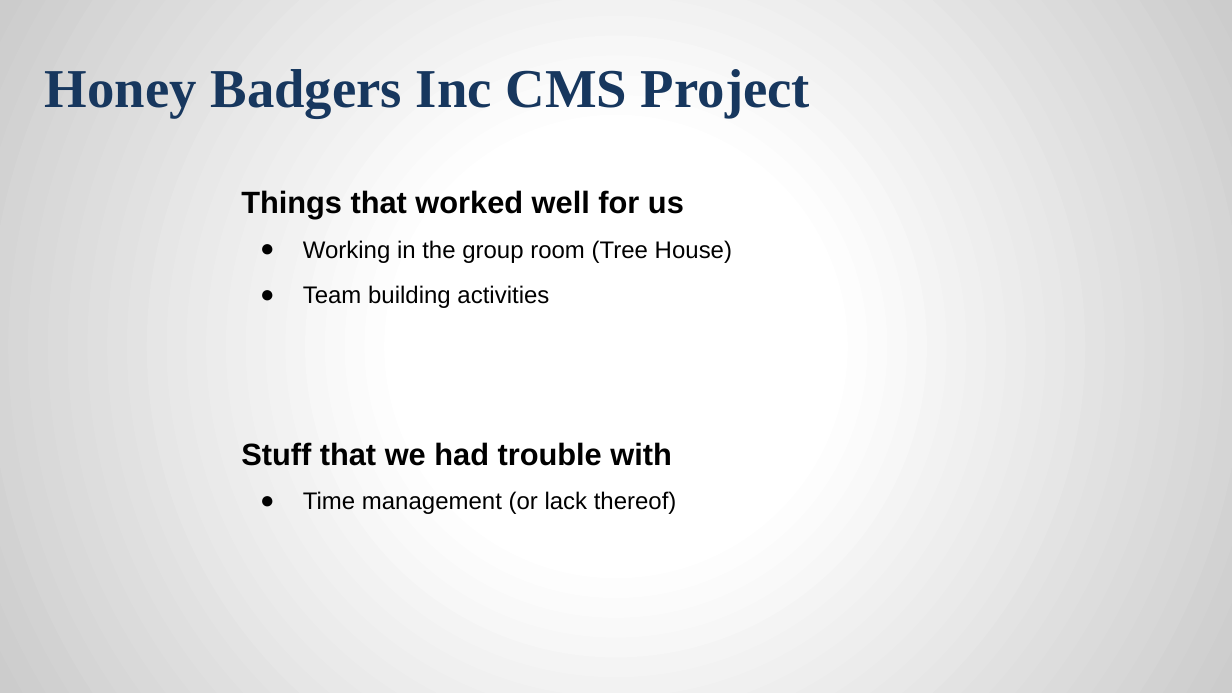
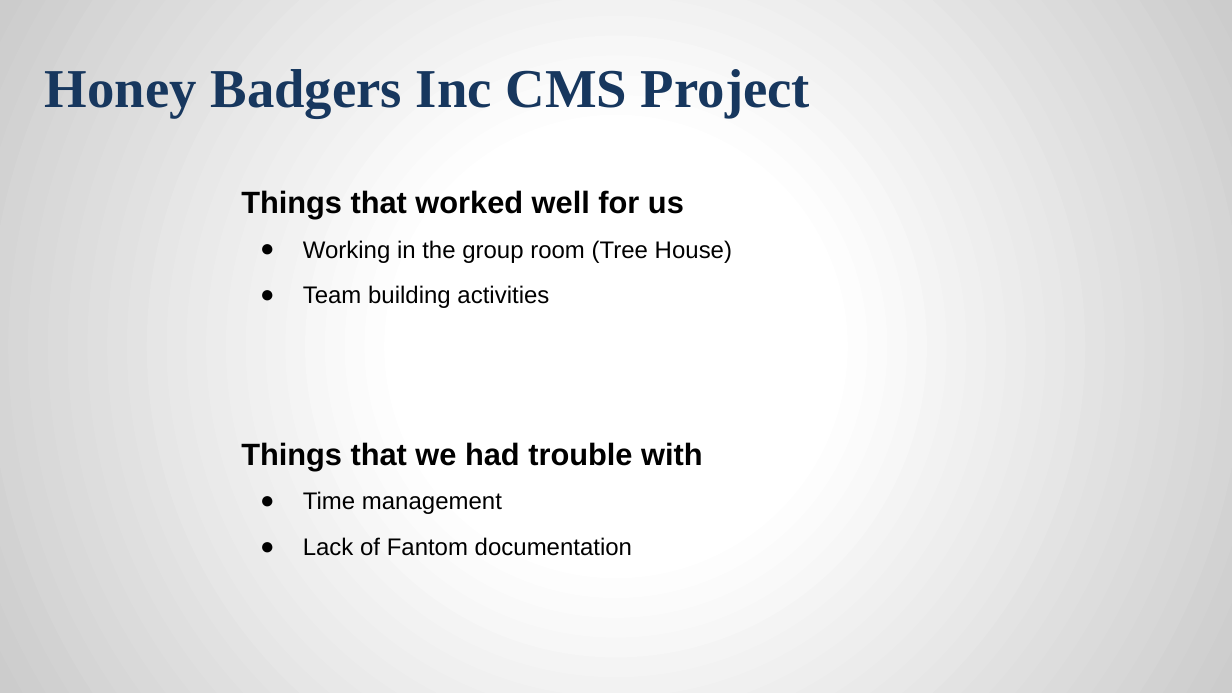
Before and after one commit to jcriquet/FantomCMS, a slide deck: slide 3 of doc/HoneyBadgersFinalPresentation.pptx. Drawn at 1232x693 pixels with LibreOffice and Linux fonts; fonts in the diff are those of the drawing; background and template pictures are left out. Boxes give left, top, right and bottom in pixels: in the first picture for what was removed or moved away, otherwise in the second. Text is boxed around its words. In the diff, an @@ line names an element or a change of style, - is before the commit and + after.

```diff
--- a/doc/HoneyBadgersFinalPresentation.pptx
+++ b/doc/HoneyBadgersFinalPresentation.pptx
@@ text at <box>241,442,702,471</box>: text changed @@
-Stuff that we had trouble with
+Things that we had trouble with
@@ text at <box>303,491,632,556</box>: text changed @@
-● Time management (or lack thereof)
+● Time management
+● Lack of Fantom documentation
```
Also in this commit, not shown: 3 other slides changed, 1 slide added, 1 other file.
